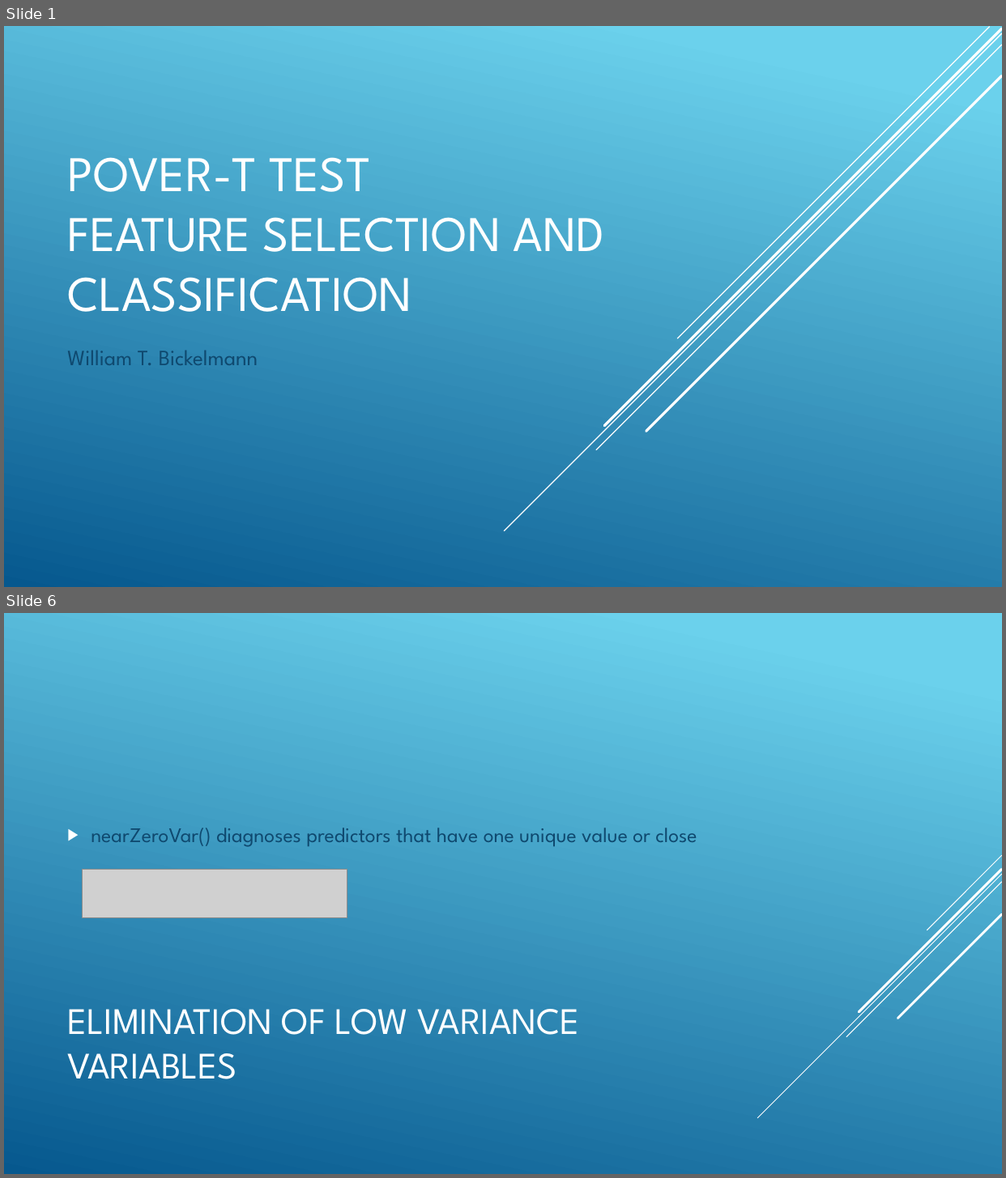
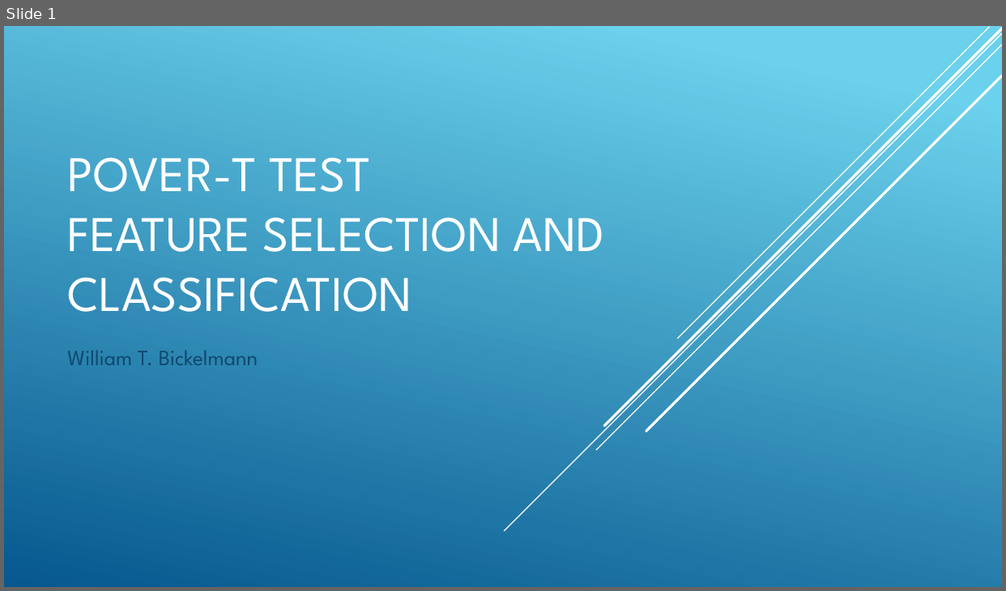
Before and after one commit to wbickelmann/MLProjects, a slide deck: PoveR-T Test_slides.pptx. Shown one above the other, each under a label of ours: slides 1 and 6 before the commit, slide 1 after it; the slides between them are not shown. The pictures are 1006x1178 and 1006x591 pixels, drawn with LibreOffice and Linux fonts; fonts in the diff are those of the drawing; grey boxes stand for pictures. Boxes give left, top, right and bottom in pixels: in the first picture for what was removed or moved away, otherwise in the second. Text is boxed around its words. In the diff, an @@ line names an element or a change of style, - is before the commit and + after.

```diff
--- a/PoveR-T Test_slides.pptx
+++ b/PoveR-T Test_slides.pptx
@@ slide 6 removed at box(4, 613, 1002, 1174), background gradient #6ED2EB to #06588E @@
@@ text removed at box(91, 828, 697, 847) @@
-▶ nearZeroVar() diagnoses predictors that have one unique value or close
@@ picture removed at box(83, 869, 347, 918) @@
@@ group removed at box(758, 855, 1002, 1118): 5 lines @@
@@ title removed at box(67, 1009, 580, 1080) @@
-ELIMINATION OF LOW VARIANCE VARIABLES
```
Also in this commit, not shown: 1 slide changed, 8 slides added, 7 other slides removed, 8 other files.
